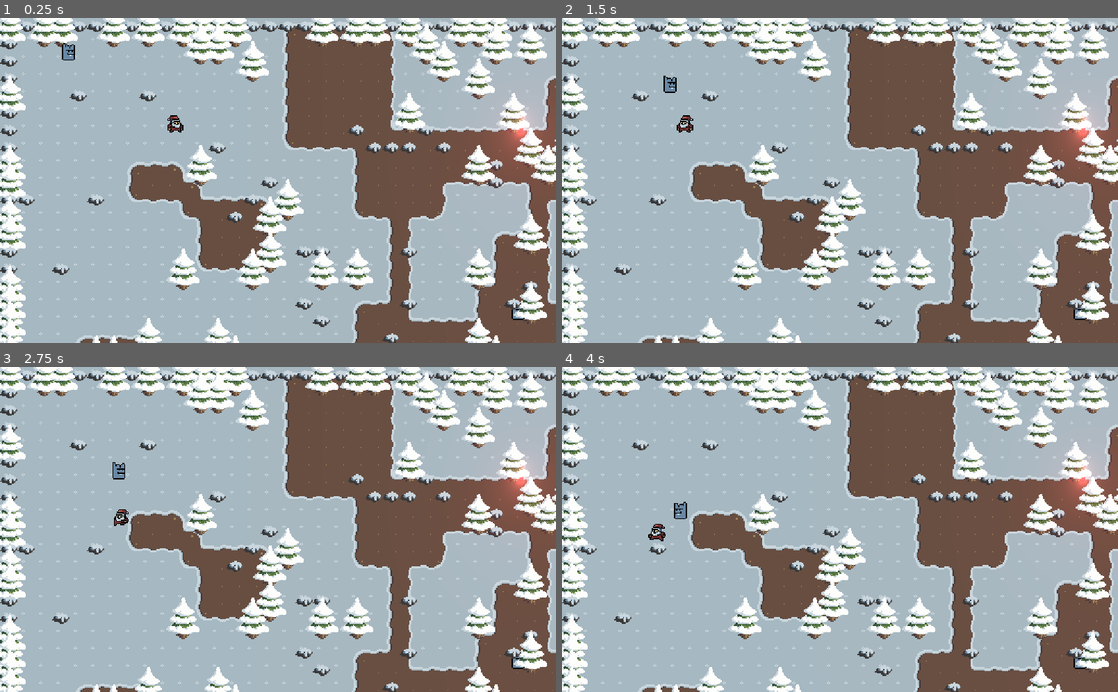
Above: before the commit, frames 1-4 (two rows, left to right).
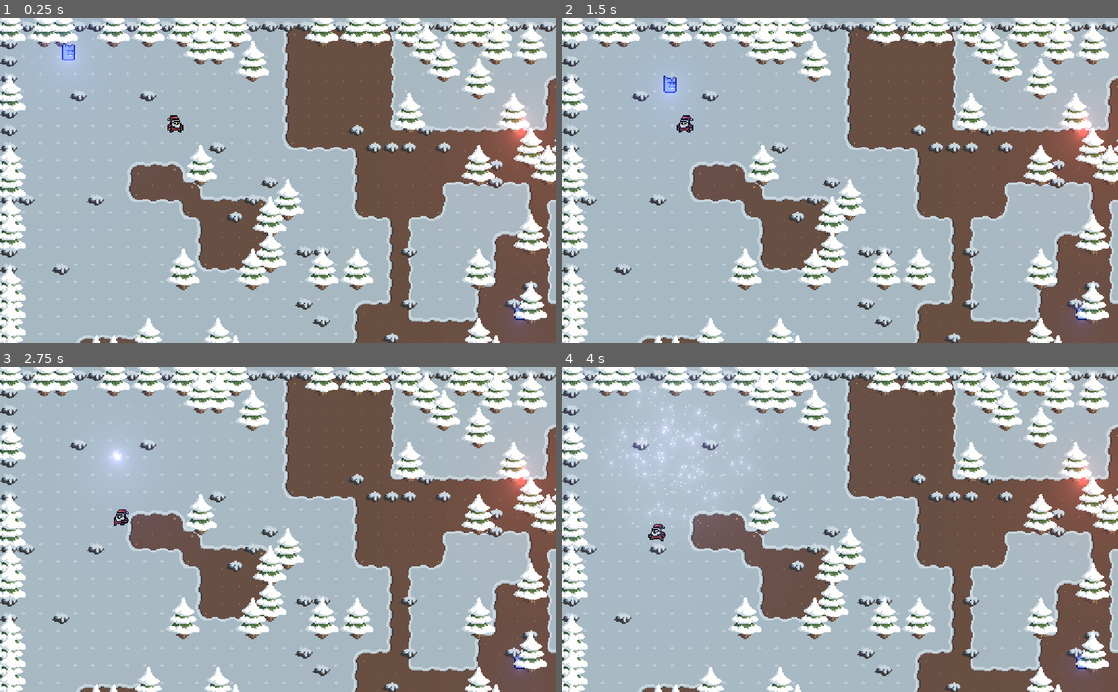
Above: after the commit, the same moments.

Repository: Nexe08/Winter-Game-Jam
Game: Godot game, scene res://Scene/Main.tscn
The game is run twice, just before and just after one commit, with the same random seed, the same clock (stepped at 60 frames per second) and the same inputs.
Inputs:
- Up to frame 1 (0.25 s): no input
- Up to frame 2 (1.5 s): hold A (a) 0.53-1.28 s; tap D (d) at 0.8, 1.35 s
- Up to frame 3 (2.75 s): tap S (s) at 1.55 s; hold S (s) from 2.03 s (still down); tap W (w) at 2.3 s
- Up to frame 4 (4 s): release S (s) at 2.78 s; tap W (w) at 2.85 s; tap A (a) at 3.05 s; hold A (a) from 3.53 s (still down); tap D (d) at 3.8 s

The runs differ from the first frame. In frame 1, 0.7% of the frame differs, in the area x 4-95%, y 1-96%; in frame 2, 0.5%; in frame 3, 0.6%; in frame 4, 2.6%, in the area x 6-95%, y 1-96%.

Commit message:
Implemented enemy attack, death partical etc...

Diff:
--- a/Scene/Character/Enemy.tscn
+++ b/Scene/Character/Enemy.tscn
@@ -1,6 +1,6 @@
-[gd_scene load_steps=6 format=2]
+[gd_scene load_steps=9 format=2]
 
-[ext_resource path="res://Assate/Sprites/Character/FrogenCube.png" type="Texture" id=1]
+[ext_resource path="res://Assate/Sprites/Character/FrogenCubeSpritesheet.png" type="Texture" id=1]
 [ext_resource path="res://Script/Character/Enemy.gd" type="Script" id=2]
 
 [sub_resource type="RectangleShape2D" id=1]
@@ -8,6 +8,76 @@
 
 [sub_resource type="CircleShape2D" id=2]
 radius = 129.004
+
+[sub_resource type="CircleShape2D" id=4]
+radius = 17.0294
+
+[sub_resource type="Animation" id=5]
+resource_name = "AttackState"
+length = 2.5
+loop = true
+tracks/0/type = "value"
+tracks/0/path = NodePath("Sprite:frame")
+tracks/0/interp = 1
+tracks/0/loop_wrap = true
+tracks/0/imported = false
+tracks/0/enabled = true
+tracks/0/keys = {
+"times": PoolRealArray( 0, 1 ),
+"transitions": PoolRealArray( 1, 1 ),
+"update": 0,
+"values": [ 0, 11 ]
+}
+tracks/1/type = "value"
+tracks/1/path = NodePath("ExplositionArea:monitoring")
+tracks/1/interp = 1
+tracks/1/loop_wrap = true
+tracks/1/imported = false
+tracks/1/enabled = true
+tracks/1/keys = {
+"times": PoolRealArray( 0.8, 1.4 ),
+"transitions": PoolRealArray( 1, 1 ),
+"update": 1,
+"values": [ true, false ]
+}
+tracks/2/type = "method"
+tracks/2/path = NodePath(".")
+tracks/2/interp = 1
+tracks/2/loop_wrap = true
+tracks/2/imported = false
+tracks/2/enabled = true
+tracks/2/keys = {
+"times": PoolRealArray( 2.5 ),
+"transitions": PoolRealArray( 1 ),
+"values": [ {
+"args": [  ],
+"method": "_self_distruction"
+} ]
+}
+tracks/3/type = "value"
+tracks/3/path = NodePath("DeathPartical:emitting")
+tracks/3/interp = 1
+tracks/3/loop_wrap = true
+tracks/3/imported = false
+tracks/3/enabled = true
+tracks/3/keys = {
+"times": PoolRealArray( 0.8 ),
+"transitions": PoolRealArray( 1 ),
+"update": 1,
+"values": [ true ]
+}
+tracks/4/type = "value"
+tracks/4/path = NodePath("Sprite:scale")
+tracks/4/interp = 1
+tracks/4/loop_wrap = true
+tracks/4/imported = false
+tracks/4/enabled = true
+tracks/4/keys = {
+"times": PoolRealArray( 0, 0.8, 2.5 ),
+"transitions": PoolRealArray( 2, 1, 1 ),
+"update": 0,
+"values": [ Vector2( 1, 1 ), Vector2( 0, 0 ), Vector2( 1e-05, 1e-05 ) ]
+}
 
 [sub_resource type="Animation" id=3]
 resource_name = "default"
@@ -24,19 +94,50 @@
 "update": 0,
 "values": [ 0, 11 ]
 }
+tracks/1/type = "value"
+tracks/1/path = NodePath("DeathPartical:emitting")
+tracks/1/interp = 1
+tracks/1/loop_wrap = true
+tracks/1/imported = false
+tracks/1/enabled = true
+tracks/1/keys = {
+"times": PoolRealArray( 0 ),
+"transitions": PoolRealArray( 1 ),
+"update": 1,
+"values": [ false ]
+}
+tracks/2/type = "value"
+tracks/2/path = NodePath("Sprite:scale")
+tracks/2/interp = 1
+tracks/2/loop_wrap = true
+tracks/2/imported = false
+tracks/2/enabled = true
+tracks/2/keys = {
+"times": PoolRealArray( 0 ),
+"transitions": PoolRealArray( 1 ),
+"update": 0,
+"values": [ Vector2( 1, 1 ) ]
+}
+
+[sub_resource type="ParticlesMaterial" id=6]
+flag_disable_z = true
+spread = 180.0
+gravity = Vector3( 0, 0, 0 )
+initial_velocity = 103.28
+initial_velocity_random = 0.55
+orbit_velocity = 0.0
+orbit_velocity_random = 0.0
+damping = 100.0
+damping_random = 0.52
 
 [node name="Enemy" type="KinematicBody2D"]
+collision_layer = 0
+collision_mask = 0
 script = ExtResource( 2 )
 
 [node name="CollisionShape2D" type="CollisionShape2D" parent="."]
 position = Vector2( 0, 6 )
 shape = SubResource( 1 )
-
-[node name="Sprite" type="Sprite" parent="."]
-texture = ExtResource( 1 )
-hframes = 4
-vframes = 3
-frame = 7
 
 [node name="SentaDetector" type="Area2D" parent="."]
 visible = false
@@ -47,9 +148,37 @@
 [node name="CollisionShape2D" type="CollisionShape2D" parent="SentaDetector"]
 shape = SubResource( 2 )
 
+[node name="ExplositionArea" type="Area2D" parent="."]
+collision_layer = 0
+collision_mask = 2
+monitoring = false
+monitorable = false
+
+[node name="CollisionShape2D" type="CollisionShape2D" parent="ExplositionArea"]
+shape = SubResource( 4 )
+
+[node name="Sprite" type="Sprite" parent="."]
+modulate = Color( 1, 1, 2.5, 1 )
+texture = ExtResource( 1 )
+hframes = 4
+vframes = 3
+
 [node name="AnimationPlayer" type="AnimationPlayer" parent="."]
 autoplay = "default"
+anims/AttackState = SubResource( 5 )
 anims/default = SubResource( 3 )
+
+[node name="DeathPartical" type="Particles2D" parent="."]
+modulate = Color( 1, 1, 2.5, 1 )
+emitting = false
+amount = 216
+lifetime = 1.5
+one_shot = true
+explosiveness = 0.89
+randomness = 0.42
+local_coords = false
+process_material = SubResource( 6 )
 
 [connection signal="body_entered" from="SentaDetector" to="." method="_on_SentaDetector_body_entered"]
 [connection signal="body_exited" from="SentaDetector" to="." method="_on_SentaDetector_body_exited"]
+[connection signal="body_entered" from="ExplositionArea" to="." method="_on_ExplositionArea_body_entered"]
--- a/Script/Autoload/Global.gd
+++ b/Script/Autoload/Global.gd
@@ -1,2 +1,13 @@
 extends Node2D
 # Global
+
+# warning-ignore:unused_signal
+signal enemy_killed
+
+var senta
+
+
+
+func spawn_enemy(node: PackedScene, parent: Node) -> void:
+    var instance = node.instance()
+    parent.add_child(instance)
--- a/Script/Character/Enemy.gd
+++ b/Script/Character/Enemy.gd
@@ -1,10 +1,12 @@
 extends KinematicBody2D
 # Enemy
 
+var explosition_damage: float = 2
 var movement_speed: float = 40
 var velocity:= Vector2()
 const UP:= Vector2.UP
 
+onready var can_attack: bool = false
 onready var senta: Node
 onready var sprite = $Sprite
 
@@ -13,16 +15,23 @@
 
 func _physics_process(delta: float) -> void:
     _move_towords_senta(delta)
+    _handel_attack_state()
     _handdel_sprite_oriantation()
     velocity = move_and_slide(velocity, UP)
 
-func _choose_rendom_position():
+func _choose_rendom_position() -> void:
     var ss = get_viewport_rect().size
     # 16 is tile size
     var choosen_position = Vector2(rand_range(16, (ss.x - 16)), rand_range(16, (ss.y - 16)))
     global_position = choosen_position
 
-func _handdel_sprite_oriantation():
+func _handel_attack_state() -> void:
+    if can_attack == false:
+        return
+
+    $AnimationPlayer.play("AttackState")
+
+func _handdel_sprite_oriantation() -> void:
     var direction = velocity.normalized()
     sprite.flip_h = true if direction.x < 0 else false
 
@@ -32,13 +41,24 @@
     else:
         var direction = global_position.direction_to(senta.global_position)
         var distance = global_position.distance_to(senta.global_position)
-        if distance > 26:
+        if distance > 26 and not can_attack:
             velocity = lerp(velocity, movement_speed * direction, (5 * delta))
+            can_attack = false
         else:
             velocity = lerp(velocity, Vector2.ZERO, (5 * delta))
+            can_attack = true
+
+func _self_distruction() -> void:
+    Global.emit_signal("enemy_killed")
+    queue_free()
 
 func _on_SentaDetector_body_entered(body: Node) -> void:
     senta = body
 
 func _on_SentaDetector_body_exited(_body: Node) -> void:
     senta = null
+
+func _on_ExplositionArea_body_entered(body: Node) -> void:
+    if body.has_method("take_damage"):
+        body.take_damage(explosition_damage)
+    pass # Replace with function body.
--- a/Script/Character/Senta.gd
+++ b/Script/Character/Senta.gd
@@ -1,7 +1,10 @@
 extends KinematicBody2D
 # Senta
 
+
 export (float) var movement_speed = 40
+export (float) var Life = 5
+
 var direction: Vector2
 var velocity: Vector2
 const UP = Vector2.UP
@@ -12,6 +15,9 @@
 
 onready var fsm = $AnimationTree.get('parameters/playback')
 onready var sprite = $Sprite
+
+func _ready() -> void:
+    Global.senta = self
 
 func _physics_process(delta: float) -> void:
     velocity = move_and_slide(velocity, UP)
@@ -39,3 +45,6 @@
 
 func set_gift_count(value: int) -> void:
     inventory.gift += value
+
+func take_damage(takken_damage: float) -> void:
+    Life -= takken_damage
--- a/Script/Main.gd
+++ b/Script/Main.gd
@@ -50,5 +50,4 @@
 
 func _spawn_enemy():
     for _i in range(on_screen_enemy_count):
-        var instance = Preloader.get_resource("Enemy").instance()
-        $YSort/Enemys.add_child(instance)
+        Global.spawn_enemy(Preloader.get_resource("Enemy"), $YSort/Enemys)
--- a/project.godot
+++ b/project.godot
@@ -17,6 +17,7 @@
 [autoload]
 
 Preloader="*res://Scene/Autoload/ResourcePreloader.tscn"
+Global="*res://Script/Autoload/Global.gd"
 
 [display]
 
Binary file changed: Assate/Sprites/Character/FrogenCube.png
Binary file added: Assate/Sprites/Character/FrogenCubeSpritesheet.png
